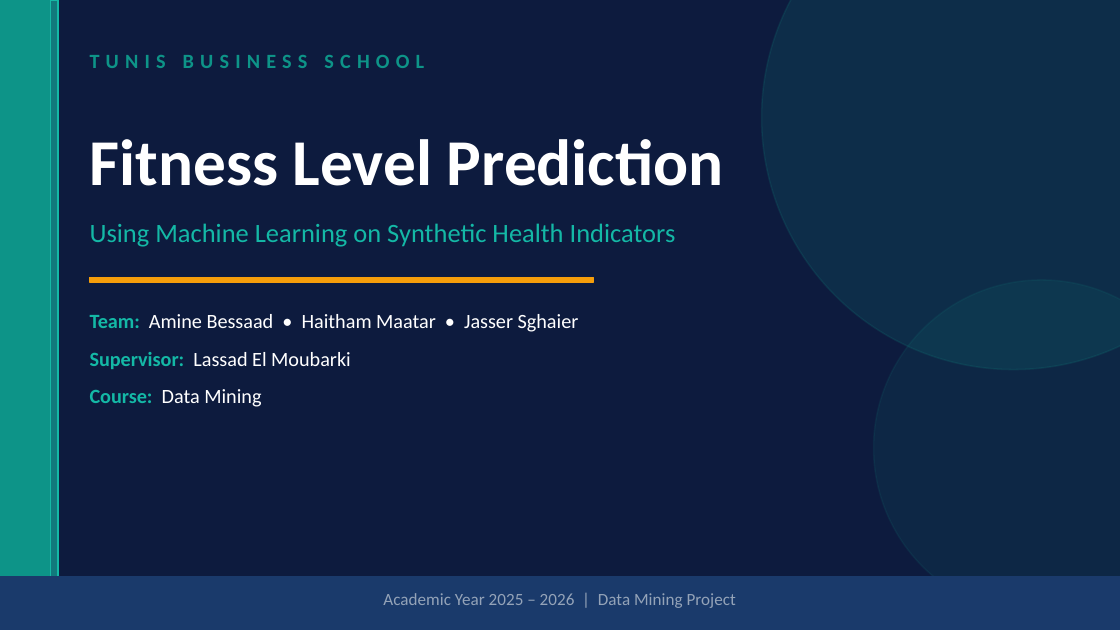
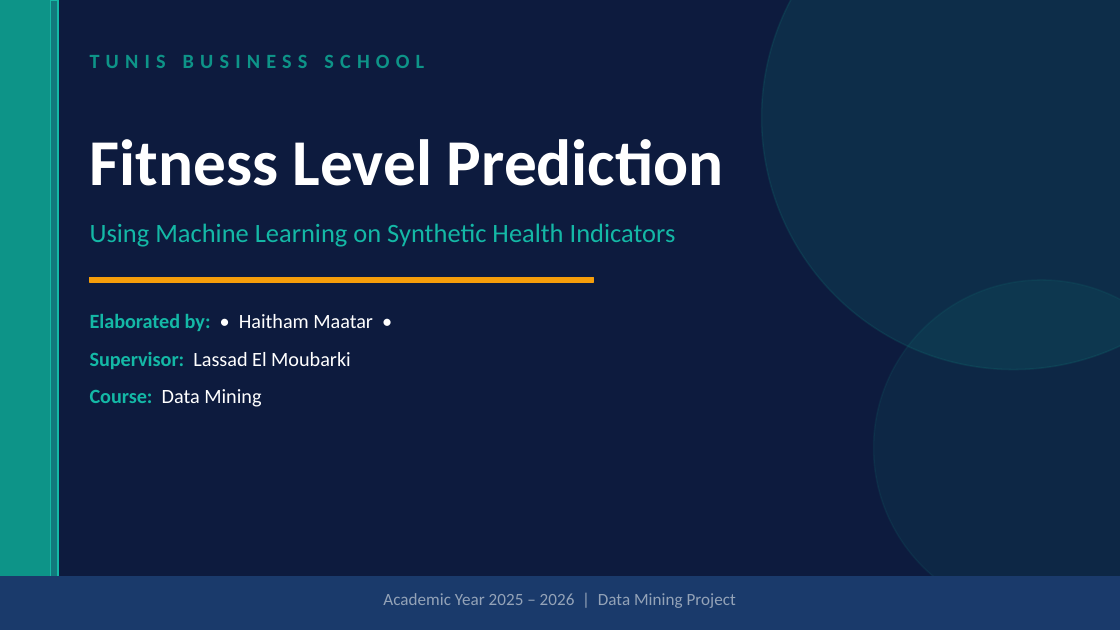
Before and after one commit to Haitham920/fitness-level-prediction, a slide deck: slide 1 of presentation/FitnessLevel_DataMining Presentation.pptx. Drawn at 1120x630 pixels with LibreOffice and Linux fonts; fonts in the diff are those of the drawing. Boxes give left, top, right and bottom in pixels: in the first picture for what was removed or moved away, otherwise in the second. Text is boxed around its words. In the diff, an @@ line names an element or a change of style, - is before the commit and + after.

Commit message:
Fitness Prediction Final Version

```diff
--- a/presentation/FitnessLevel_DataMining Presentation.pptx
+++ b/presentation/FitnessLevel_DataMining Presentation.pptx
@@ text at <box>90,314,373,331</box>: text changed @@
-Team: Amine Bessaad • Haitham Maatar • Jasser Sghaier
+Elaborated by: • Haitham Maatar •
```
